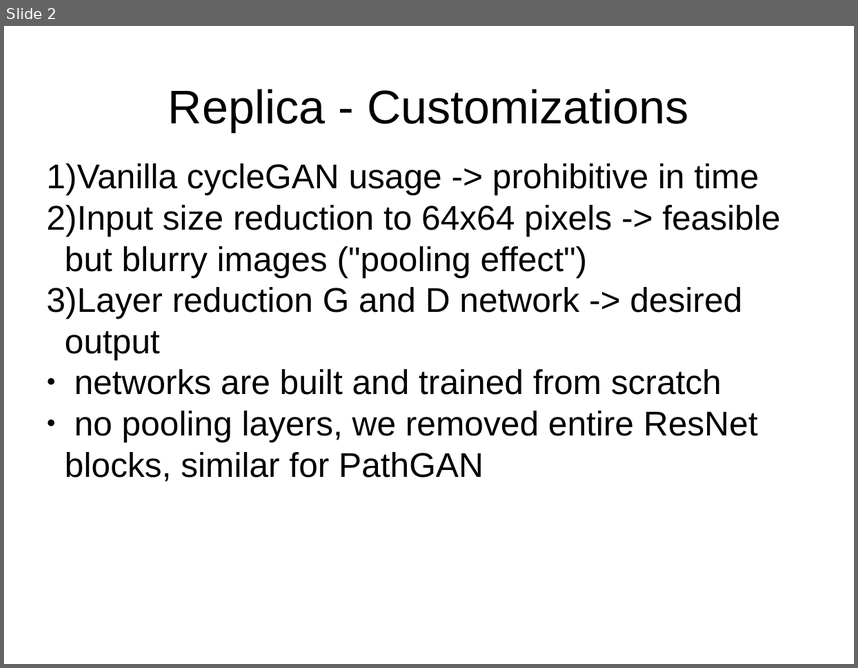
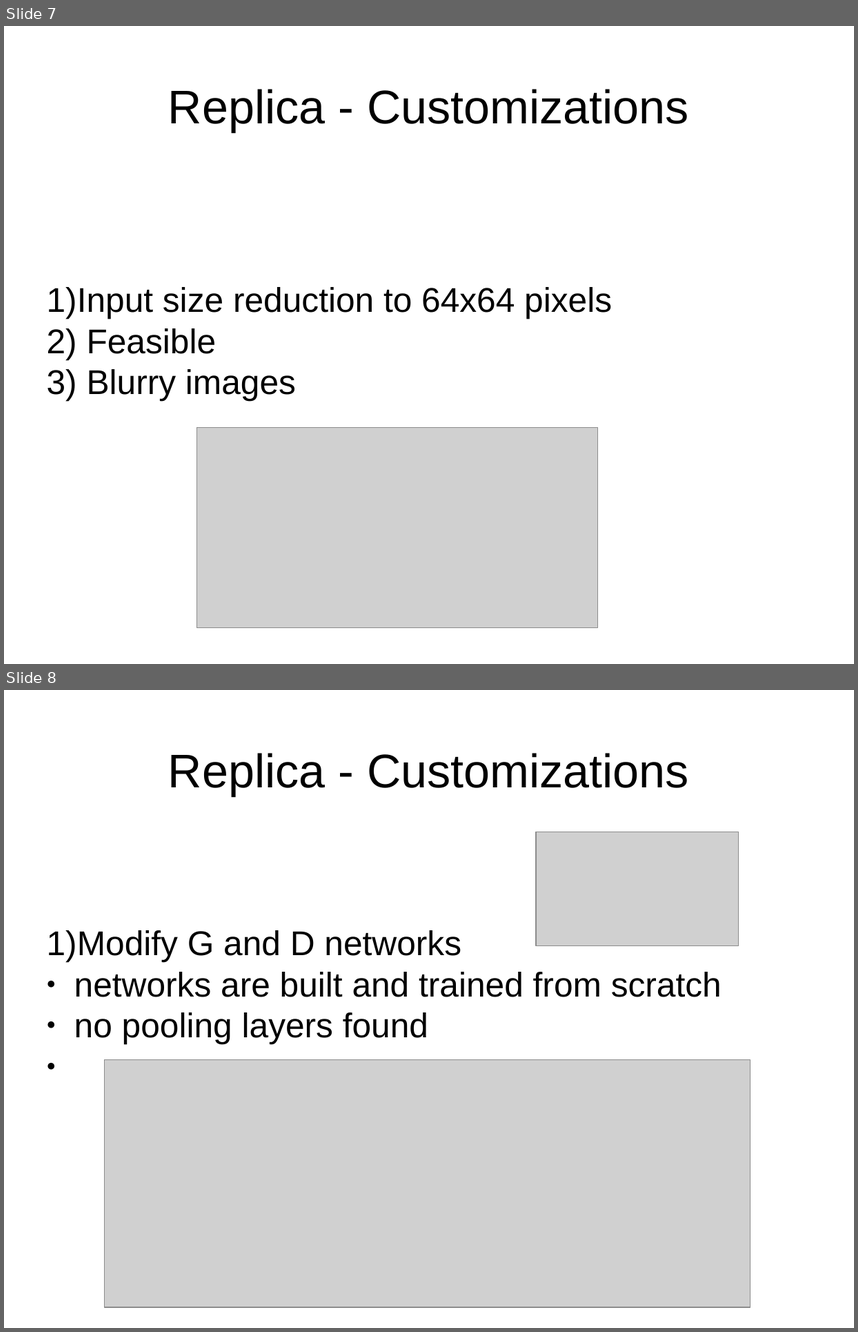
Before and after one commit to telecombcn-dl/2018-dlai-team3, a slide deck: dlai-misc/slidesReplica.pptx. Shown one above the other, each under a label of ours: slide 2 before the commit, slides 7 and 8 after it. The pictures are 858x668 and 858x1332 pixels, drawn with LibreOffice and Linux fonts; fonts in the diff are those of the drawing; grey boxes stand for pictures. Boxes give left, top, right and bottom in pixels: in the first picture for what was removed or moved away, otherwise in the second. Text is boxed around its words. In the diff, an @@ line names an element or a change of style, - is before the commit and + after.

```diff
--- a/dlai-misc/slidesReplica.pptx
+++ b/dlai-misc/slidesReplica.pptx
@@ slide 8 added at (4,690,854,1328), background #FFFFFF @@
@@ text added at (168,753,689,796), 44 pt, text #000000 @@
+Replica - Customizations
@@ picture added at (536,832,738,946) @@
@@ text added at (47,930,722,1044), 32 pt, text #000000 @@
+1) Modify G and D networks
+● networks are built and trained from scratch
+● no pooling layers found
@@ picture added at (104,1060,750,1307) @@
@@ what was slide 2 is now slide 7 @@
@@ slide 7 changed as well @@
@@ text at (47,287,612,401): text changed @@
-1) Vanilla cycleGAN usage -> prohibitive in time
-2) Input size reduction to 64x64 pixels -> feasible but blurry images ("pooling effect")
-3) Layer reduction G and D network -> desired output
-● networks are built and trained from scratch
-● no pooling layers, we removed entire ResNet blocks, similar for PathGAN
+1) Input size reduction to 64x64 pixels
+2) Feasible
+3) Blurry images
@@ picture added at (197,427,598,628) @@
```
Also in this commit, not shown: 1 other slide changed, 7 other slides added, 15 other files.
